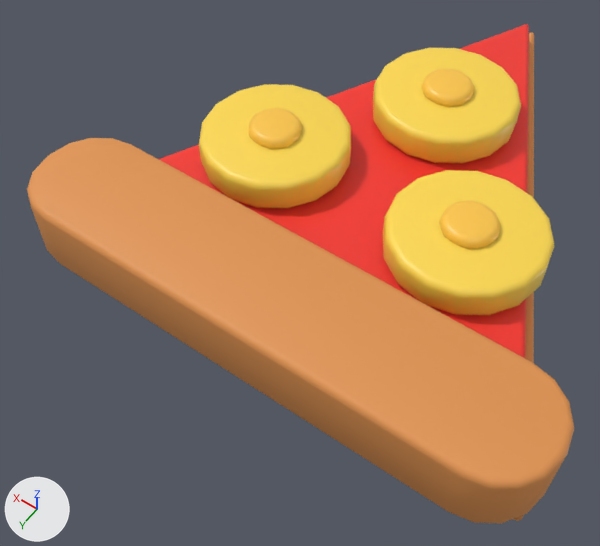
Before and after pictures for a commit that changed the glTF model Assets/_Projects/Art/PR3D/Pizza/PR3D_PizzaSlice_Shared.glb.
Both versions are drawn from a 50 mm lens placed at (-0.726, 1.479, 1.825), pointed at (0.111, 0.308, -0.015). The axes (+X, +Y, +Z) are drawn at lower left. The lights are the same throughout. The older version comes first. Vertices at exactly the same position are counted once.

Objects in the first picture: 'PR3D_PizzaSlice_Shared'.
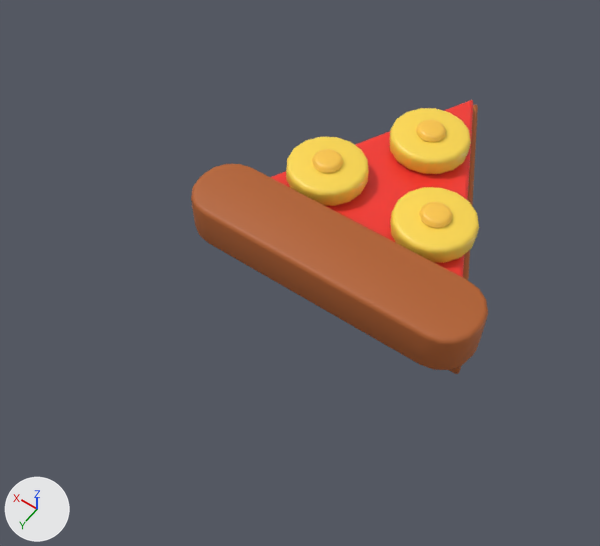
Where the change shows, as pixel boxes [x1, y1, x2, y2] in the pictures (600 x 546 px; the box of a moved part takes in the faces that stretch with it):
'PR3D_PizzaSlice_Shared', recoloured, reshaped (46% narrower, 45% shorter)
    before: [27, 24, 574, 523]
    after: [191, 100, 488, 374]
part 1 of me_pr3d_pizzaslice_sharedmesh, moved or reshaped
    before: [514, 32, 534, 521]
    after: [449, 105, 478, 374]
part 2 of me_pr3d_pizzaslice_sharedmesh, moved or reshaped
    before: [27, 138, 574, 523]
    after: [191, 164, 488, 370]
part 3 of me_pr3d_pizzaslice_sharedmesh, moved or reshaped
    before: [159, 24, 529, 358]
    after: [271, 100, 474, 277]
part 4 of me_pr3d_pizzaslice_sharedmesh, moved or reshaped
    before: [383, 170, 554, 315]
    after: [390, 187, 479, 263]
part 5 of me_pr3d_pizzaslice_sharedmesh, moved or reshaped
    before: [373, 48, 521, 163]
    after: [286, 137, 369, 206]
part 6 of me_pr3d_pizzaslice_sharedmesh, moved or reshaped
    before: [199, 84, 351, 208]
    after: [389, 108, 471, 174]
part 7 of me_pr3d_pizzaslice_sharedmesh, added (orange)
    after: [416, 119, 446, 142]
part 8 of me_pr3d_pizzaslice_sharedmesh, added (orange)
    after: [419, 202, 452, 228]
part 9 of me_pr3d_pizzaslice_sharedmesh, added (orange)
    after: [312, 149, 343, 173]
part 10 of me_pr3d_pizzaslice_sharedmesh, deleted (orange)
    before: [439, 200, 500, 249]
part 11 of me_pr3d_pizzaslice_sharedmesh, deleted (orange)
    before: [249, 108, 302, 149]
part 12 of me_pr3d_pizzaslice_sharedmesh, deleted (orange)
    before: [421, 68, 475, 107]

The edits, one by one:
Material 'PR3D_MAT_Crust' (mat_pr3d_mat_crust) changes colour from orange #e29550 to orange #b5612c; in linear values from (0.76, 0.3, 0.08) to (0.46, 0.12, 0.025).
me_pr3d_pizzaslice_sharedmesh is used by ob_pr3d_pizzaslice_shared; location (0.0, 0.0, 0.0).
me_pr3d_pizzaslice_sharedmesh had 1248 vertices, 2460 faces and spanned x -0.73..0.73, y -0.87..0.74, z 0.0..0.35.
me_pr3d_pizzaslice_sharedmesh now has 1002 vertices, 1968 faces and spans x -0.43..0.43, y -0.49..0.43, z 0.0..0.23.
me_pr3d_pizzaslice_sharedmesh part 1: the loose piece of 72 vertices spanning x -0.71..0.71, y -0.87..0.62, z 0.0..0.15 is scaled about the mesh origin by (0.58, 0.57, 0.656).
me_pr3d_pizzaslice_sharedmesh part 2: the loose piece of 160 vertices spanning x -0.73..0.73, y 0.41..0.74, z 0.1..0.31 is scaled about its middle by (0.584, 0.657, 0.652), then moved by (0.0, -0.25, -0.07).
me_pr3d_pizzaslice_sharedmesh part 3: the loose piece of 72 vertices spanning x -0.64..0.64, y -0.8..0.55, z 0.14..0.22 is scaled about the mesh origin by (0.577, 0.566, 0.648).
me_pr3d_pizzaslice_sharedmesh part 4: the loose piece of 128 vertices spanning x -0.5..-0.09, y -0.04..0.38, z 0.22..0.32 is scaled about its middle by (0.554, 0.554, 0.615), then moved by (0.12, -0.08, -0.09).
me_pr3d_pizzaslice_sharedmesh part 5: the loose piece of 128 vertices spanning x -0.2..0.2, y -0.44..-0.04, z 0.22..0.32 is scaled about its middle by (0.554, 0.554, 0.615), then moved by (0.17, 0.33, -0.09).
me_pr3d_pizzaslice_sharedmesh part 6: the loose piece of 128 vertices spanning x 0.09..0.5, y -0.04..0.38, z 0.22..0.32 is scaled about its middle by (0.554, 0.554, 0.615), then moved by (-0.29, -0.34, -0.09).
me_pr3d_pizzaslice_sharedmesh part 7: a new loose piece of 146 vertices spanning x -0.04..0.04, y -0.22..-0.13, z 0.2..0.23, in mat_pr3d_mat_cheese (orange #ffc84b).
me_pr3d_pizzaslice_sharedmesh part 8: a new loose piece of 84 vertices spanning x -0.21..-0.13, y 0.05..0.14, z 0.2..0.23, in mat_pr3d_mat_cheese (orange #ffc84b).
me_pr3d_pizzaslice_sharedmesh part 9: a new loose piece of 84 vertices spanning x 0.13..0.21, y 0.05..0.14, z 0.2..0.23, in mat_pr3d_mat_cheese (orange #ffc84b).
me_pr3d_pizzaslice_sharedmesh part 10: the loose piece of 192 vertices spanning x -0.36..-0.22, y 0.1..0.24, z 0.31..0.35 is deleted.
me_pr3d_pizzaslice_sharedmesh part 11: the loose piece of 192 vertices spanning x 0.22..0.36, y 0.1..0.24, z 0.31..0.35 is deleted.
me_pr3d_pizzaslice_sharedmesh part 12: the loose piece of 176 vertices spanning x -0.07..0.07, y -0.31..-0.17, z 0.31..0.35 is deleted.
